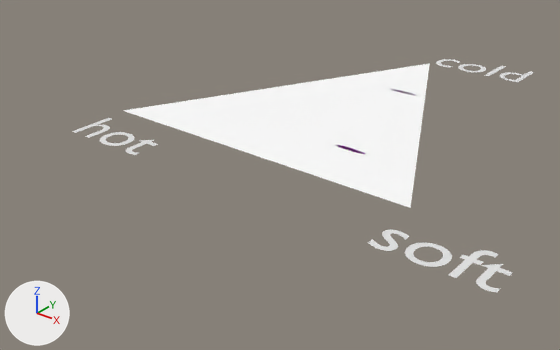
One commit to the Blender file cgs-oop/oop-blender-demo.blend: the scene before it, then after it.
The view is the same before and after, from a 50 mm camera at (8.79, -7.15, 4.27) aimed at (2.5, 0.7, -0.6). Arrows for +X, +Y and +Z are at lower left; the lights stay in place.

The first picture shows 'Text', 'Text.002', 'kernel'.
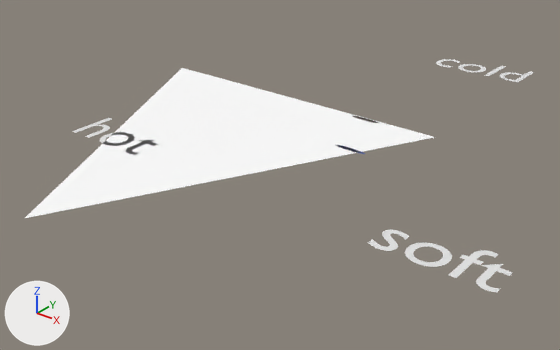
The newer file is also turned or shifted as a whole; pictures and numbers use the older file's frame.

Pixel boxes [x1, y1, x2, y2] of what changed, in the pictures (560 x 350 px):
'kernel', reshaped (33% wider): before [123, 63, 430, 208]; after [25, 68, 434, 218]

The change in detail:
me_kernelmesh has 3 vertices, 1 face and spans x 0.0..5.0, y 0.0..5.0, z 0.0.
me_kernelmesh is used by ob_kernel; location (0.0, 0.0, 0.0).
Part 1, on me_kernelmesh:
Vertex 0 of me_kernelmesh moves from (0.0, 0.0, 0.0) at pixel (122, 110) to (-0.78, 2.05, 0.0) at pixel (182, 67).
Vertex 1 of me_kernelmesh moves from (5.0, 0.0, 0.0) at pixel (410, 207) to (4.22, 2.05, 0.0) at pixel (435, 137).
Vertex 2 of me_kernelmesh moves from (2.5, 5.0, 0.0) at pixel (429, 63) to (1.72, -2.95, 0.0) at pixel (24, 218).
